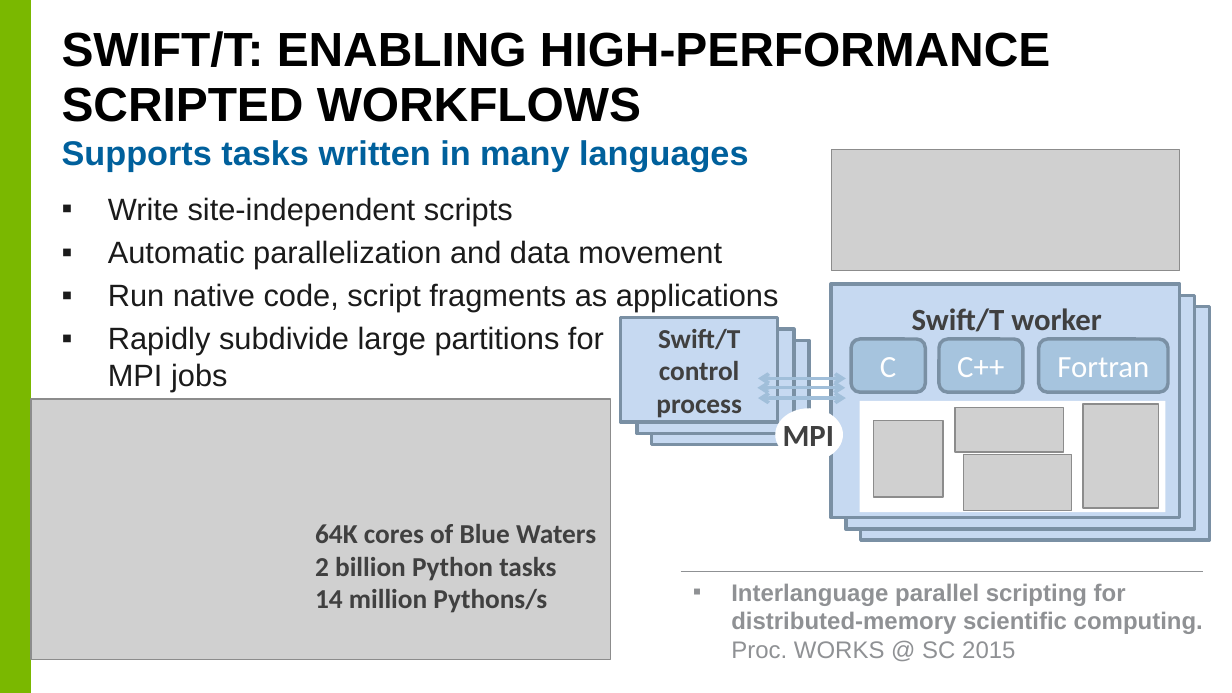
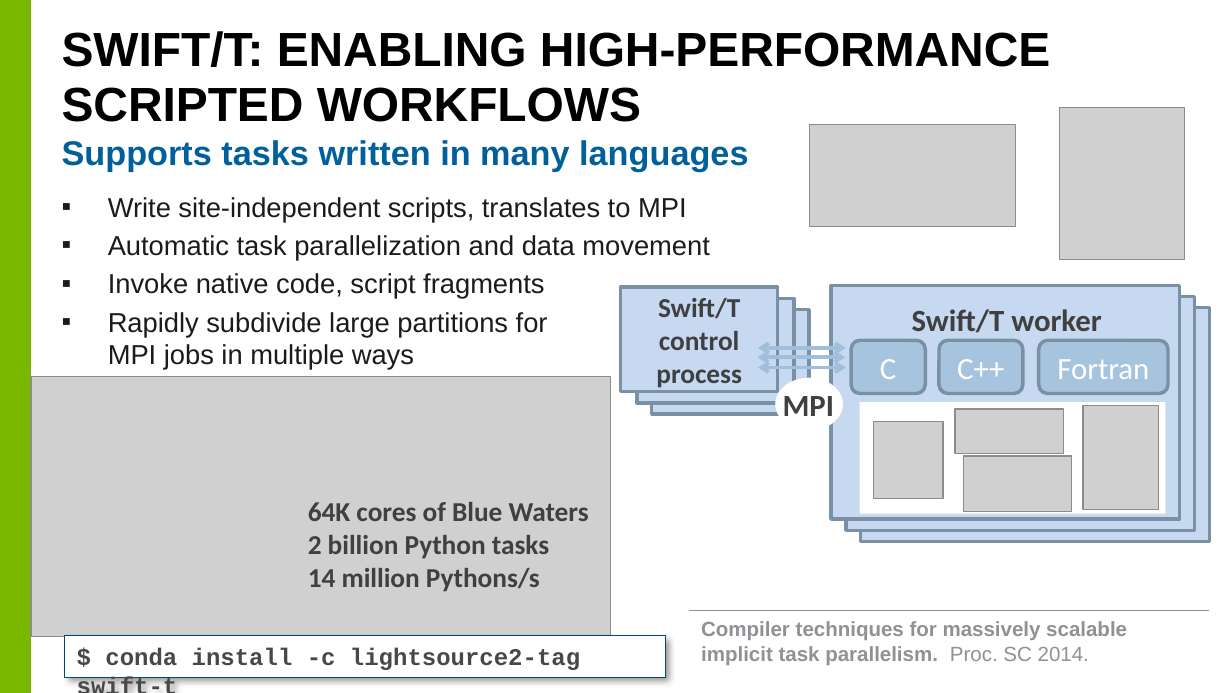
Before and after one commit to ECP-CANDLE/Tutorials, a slide deck: slide 26 of 2019/ECP/06.HPO/hpo.pptx (slide 20 before the commit). Drawn at 1232x693 pixels with LibreOffice and Linux fonts; fonts in the diff are those of the drawing; grey boxes stand for pictures; background and template pictures are left out. Boxes give left, top, right and bottom in pixels: in the first picture for what was removed or moved away, otherwise in the second. Text is boxed around its words. In the diff, an @@ line names an element or a change of style, - is before the commit and + after.

```diff
--- a/2019/ECP/06.HPO/hpo.pptx
+++ b/2019/ECP/06.HPO/hpo.pptx
@@ picture added at [1060,107,1184,259] @@
@@ picture added at [809,124,1015,227] @@
@@ picture removed at [832,149,1180,271] @@
@@ text at [108,197,709,370]: text changed; size 18 to 16 pt @@
-▪ Write site-independent scripts
-▪ Automatic parallelization and data movement
-▪ Run native code, script fragments as applications
-▪ Rapidly subdivide large partitions for
-  MPI jobs
-▪ Move work to data locations
+▪ Write site-independent scripts, translates to MPI
+▪ Automatic task parallelization and data movement
+▪ Invoke native code, script fragments
+▪ Rapidly subdivide large partitions for
+  MPI jobs in multiple ways
@@ text "Swift/T worker" rewrapped from [912,308,1102,338] to [912,309,1102,333] @@
@@ text in rectangle at [931,270,1139,326]: text removed @@
-Swift worker process
@@ 3 rectangles, 3 double arrows, 1 text, 1 ellipse: place and size @@
-3 rectangles, 3 double arrows, 1 text, 1 ellipse at [621,318,846,461]
+3 rectangles, 3 double arrows, 1 text, 1 ellipse at [621,287,846,431]
@@ picture: place and size @@
-picture at [31,399,610,660]
+picture at [31,376,610,637]
@@ text "64K cores of Blue Waters": place and size @@
-text "64K cores of Blue Waters" at [315,524,596,613]
+text "64K cores of Blue Waters" at [308,502,589,592]
@@ text removed at [731,583,1203,658] @@
-▪ Interlanguage parallel scripting for distributed-memory scientific computing.
-  Proc. WORKS @ SC 2015
@@ line moved from (680, 572) - (1202, 572) to (689, 610) - (1210, 610) @@
@@ text added at [701,621,1127,665], 12 pt, text #8F9194, bold @@
+Compiler techniques for massively scalable implicit task parallelism. Proc. SC 2014.
@@ rectangle added at [64,636,665,678], fill #FFFFFF, outline #004875 0.75 pt, 14 pt, text #47484A, bold @@
+$ conda install -c lightsource2-tag swift-t
```
Also in this commit, not shown: 4 other slides changed, 5 slides added, 3 slides removed.
